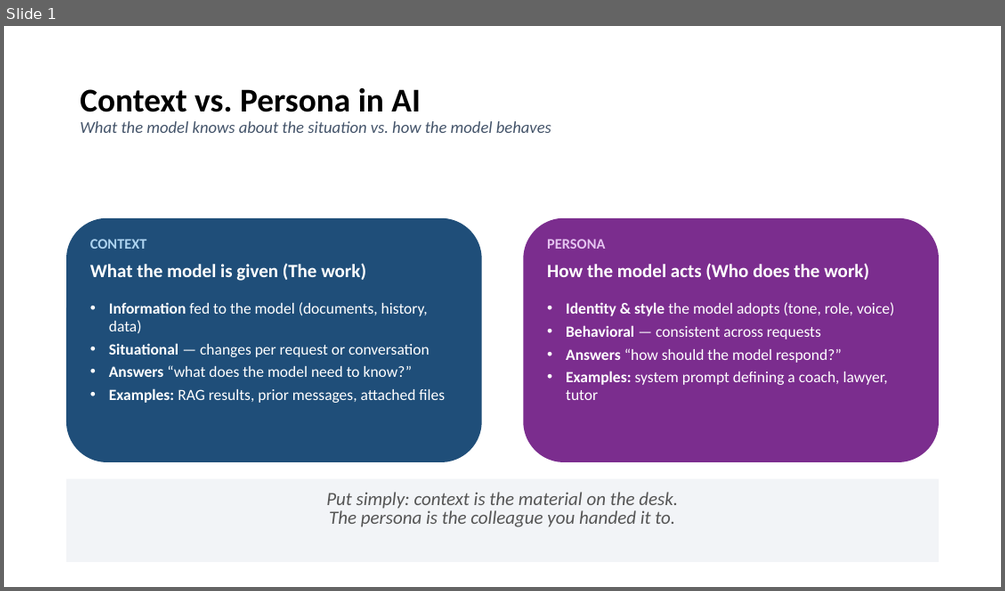
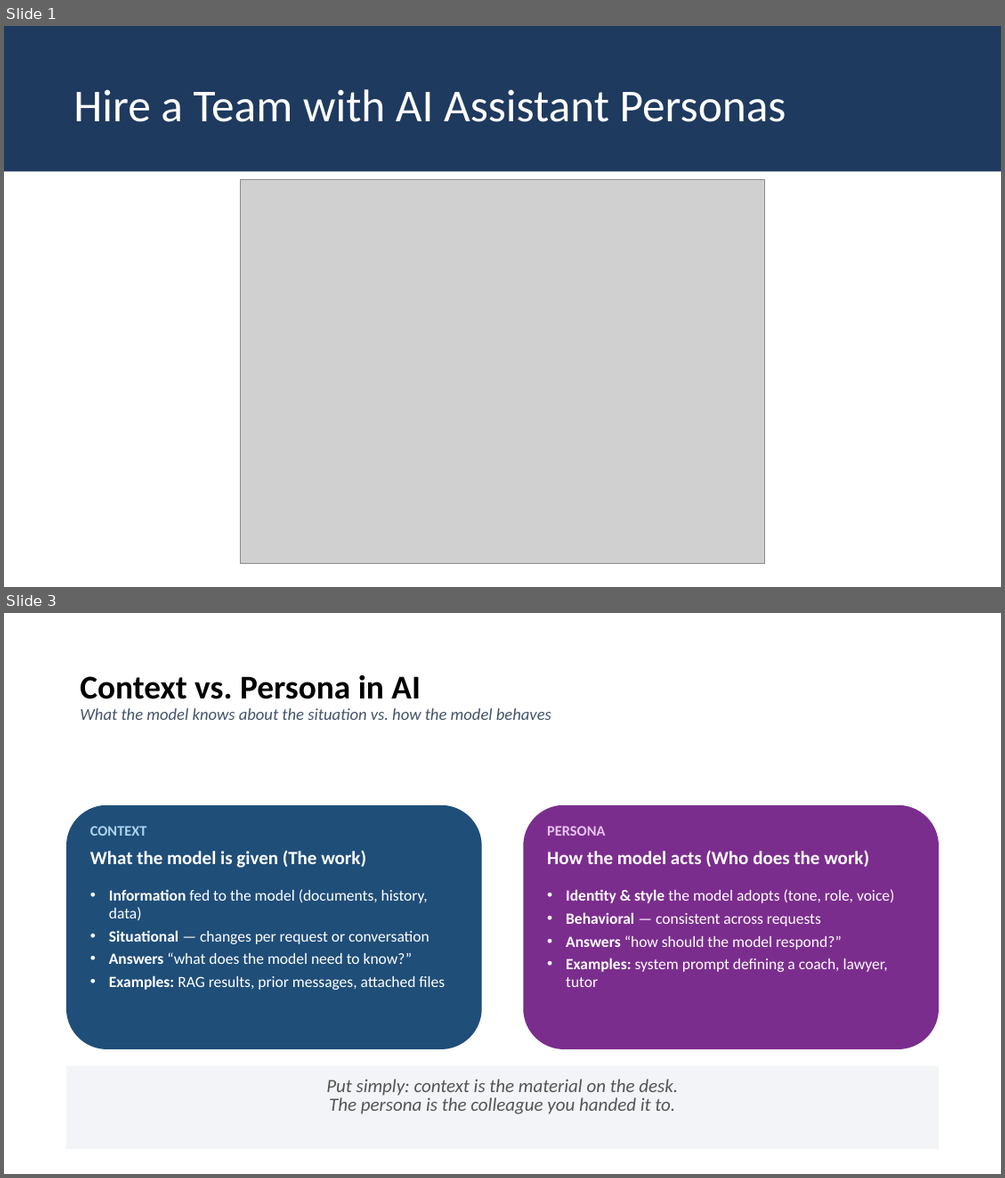
Before and after one commit to greenflagsoftware/virtual-team, a slide deck: docs/Materials.pptx. Shown one above the other, each under a label of ours: slide 1 before the commit, slides 1 and 3 after it; the slides between them are not shown. The pictures are 1005x591 and 1005x1178 pixels, drawn with LibreOffice and Linux fonts; fonts in the diff are those of the drawing; grey boxes stand for pictures. Boxes give left, top, right and bottom in pixels: in the first picture for what was removed or moved away, otherwise in the second. Text is boxed around its words. In the diff, an @@ line names an element or a change of style, - is before the commit and + after.

```diff
--- a/docs/Materials.pptx
+++ b/docs/Materials.pptx
@@ slide 1 added at (4,26,1001,587), background #FFFFFF @@
@@ rectangle added at (4,26,1001,171), fill #1F3A5F @@
@@ title added at (73,89,786,122), 44 pt, text #FFFFFF @@
+Hire a Team with AI Assistant Personas
@@ picture added at (241,179,765,564) @@
@@ what was slide 1 is now slide 3 @@
```
Also in this commit, not shown: 1 other slide added, 37 other files.
